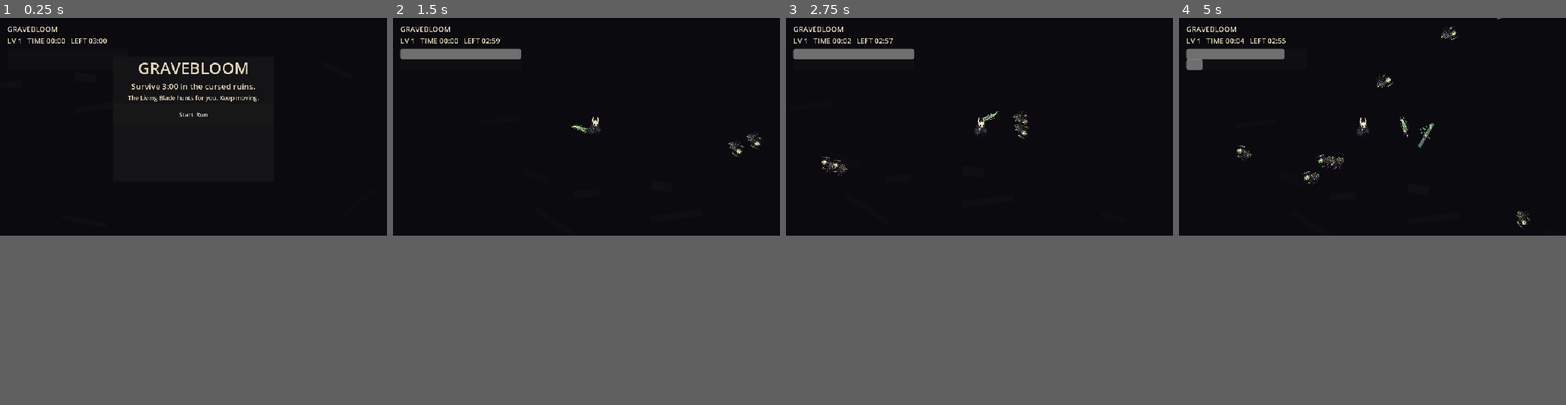
Above: before the commit, frames 1-4 (left to right).
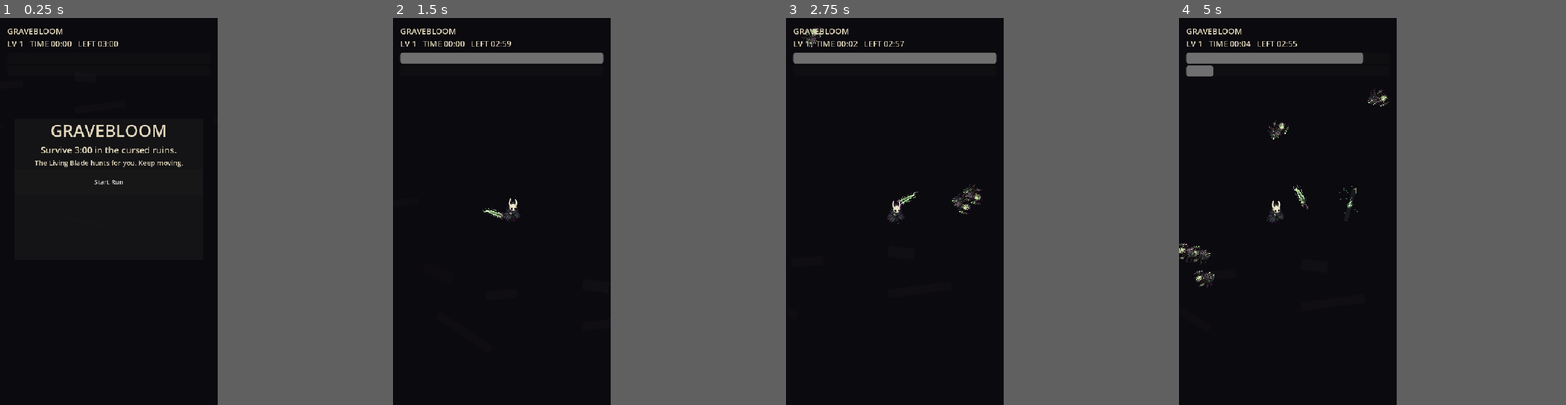
Above: after the commit, the same moments.

Repository: kotlinhustle/gravebloom
Game: Godot game, scene res://scenes/main.tscn
Same seed, same stepped clock (60 frames per second), same inputs: the game is played once before the commit and once after it.
Inputs (mouse positions are in pixels of both pictures, inside the frame that each line leads up to):
- Up to frame 1 (0.25 s): no input
- Up to frame 2 (1.5 s): click "Start Run" at 0.5 s; tap Enter at 1.25 s; move the mouse to (671, 114) at 1.27 s; hold D from 1.28 s (still down); click (671, 114) at 1.42 s
- Up to frame 3 (2.75 s): release D at 2 s; drag from (902, 137) to (960, 168) at 2.02 s
- Up to frame 4 (5 s): move the mouse to (1411, 79) at 2.77 s; hold D 2.78-3.5 s; drag from (1353, 168) to (1256, 95) at 3.52 s; move the mouse to (1488, 161) at 4.27 s; hold A from 4.28 s (still down)
The window is 800x450 before the commit and 450x800 after it. Grey fills any space a smaller window leaves; there, only what the larger window draws over its background counts as a difference.

The runs differ from the first frame. In frame 1, 2.2% of the frame differs, in the area x 2-67%, y 2-43%; in frame 2, 2.2%; in frame 3, 2.5%; in frame 4, 3.0%, in the area x 0-91%, y 0-70%.

Commit message:
Tune layout for Telegram portrait

Diff:
--- a/project.godot
+++ b/project.godot
@@ -21,8 +21,8 @@
 
 [display]
 
-window/size/viewport_width=960
-window/size/viewport_height=540
+window/size/viewport_width=540
+window/size/viewport_height=960
 window/stretch/mode="canvas_items"
 window/stretch/aspect="expand"
 
--- a/scenes/player.tscn
+++ b/scenes/player.tscn
@@ -61,5 +61,6 @@
 
 [node name="Camera2D" type="Camera2D" parent="."]
 enabled = true
+zoom = Vector2(1.25, 1.25)
 position_smoothing_enabled = true
 position_smoothing_speed = 8.0
--- a/scripts/main.gd
+++ b/scripts/main.gd
@@ -97,32 +97,32 @@
 func _build_ui() -> void:
 	add_child(ui_layer)
 	ui_layer.process_mode = Node.PROCESS_MODE_ALWAYS
-	hud.position = Vector2(18, 14)
-	hud.add_theme_font_size_override("font_size", 18)
+	hud.position = Vector2(18, 18)
+	hud.add_theme_font_size_override("font_size", 20)
 	hud.add_theme_color_override("font_color", Color(0.88, 0.84, 0.73))
 	ui_layer.add_child(hud)
-	hp_bar.position = Vector2(18, 76)
-	hp_bar.size = Vector2(300, 18)
+	hp_bar.position = Vector2(18, 86)
+	hp_bar.size = Vector2(504, 24)
 	hp_bar.max_value = 100.0
 	hp_bar.value = 100.0
 	hp_bar.show_percentage = false
 	ui_layer.add_child(hp_bar)
-	xp_bar.position = Vector2(18, 102)
-	xp_bar.size = Vector2(300, 18)
+	xp_bar.position = Vector2(18, 118)
+	xp_bar.size = Vector2(504, 20)
 	xp_bar.max_value = xp_to_next
 	xp_bar.value = xp
 	xp_bar.show_percentage = false
 	ui_layer.add_child(xp_bar)
 	upgrade_panel.visible = false
 	upgrade_panel.process_mode = Node.PROCESS_MODE_ALWAYS
-	upgrade_panel.position = Vector2(260, 104)
-	upgrade_panel.custom_minimum_size = Vector2(440, 300)
+	upgrade_panel.position = Vector2(28, 220)
+	upgrade_panel.custom_minimum_size = Vector2(484, 460)
 	ui_layer.add_child(upgrade_panel)
 	upgrade_panel.add_child(upgrade_list)
 	overlay_panel.visible = false
 	overlay_panel.process_mode = Node.PROCESS_MODE_ALWAYS
-	overlay_panel.position = Vector2(280, 96)
-	overlay_panel.custom_minimum_size = Vector2(400, 310)
+	overlay_panel.position = Vector2(36, 250)
+	overlay_panel.custom_minimum_size = Vector2(468, 350)
 	ui_layer.add_child(overlay_panel)
 	overlay_panel.add_child(overlay_list)
 	_update_hud()
@@ -132,9 +132,9 @@
 	get_tree().paused = true
 	overlay_panel.visible = true
 	_clear_container(overlay_list)
-	_add_overlay_label("GRAVEBLOOM", 40)
-	_add_overlay_label("Survive 3:00 in the cursed ruins.", 20)
-	_add_overlay_label("The Living Blade hunts for you. Keep moving.", 15)
+	_add_overlay_label("GRAVEBLOOM", 42)
+	_add_overlay_label("Survive 3:00 in the cursed ruins.", 22)
+	_add_overlay_label("The Living Blade hunts for you. Keep moving.", 17)
 	_add_overlay_button("Start Run", _start_run)
 
 func _start_run() -> void:
@@ -295,7 +295,7 @@
 func _add_upgrade_button(text: String, description: String, method_name: StringName) -> void:
 	var button := Button.new()
 	button.text = "%s\n%s" % [text, description]
-	button.custom_minimum_size = Vector2(380, 58)
+	button.custom_minimum_size = Vector2(430, 70)
 	button.set_meta("upgrade_method", String(method_name))
 	button.pressed.connect(_on_upgrade_button_pressed.bind(button))
 	upgrade_list.add_child(button)
@@ -467,13 +467,13 @@
 func _add_overlay_button(text: String, callback: Callable) -> void:
 	var button := Button.new()
 	button.text = text
-	button.custom_minimum_size = Vector2(320, 52)
+	button.custom_minimum_size = Vector2(360, 62)
 	button.pressed.connect(callback)
 	overlay_list.add_child(button)
 
 func _flash_overlay_text(text: String) -> void:
 	var label := _make_label(text, 26)
-	label.global_position = Vector2(325, 56)
+	label.global_position = Vector2(80, 164)
 	ui_layer.add_child(label)
 	var tween := create_tween()
 	tween.set_parallel(true)
Not shown, changed: AGENTS.md
